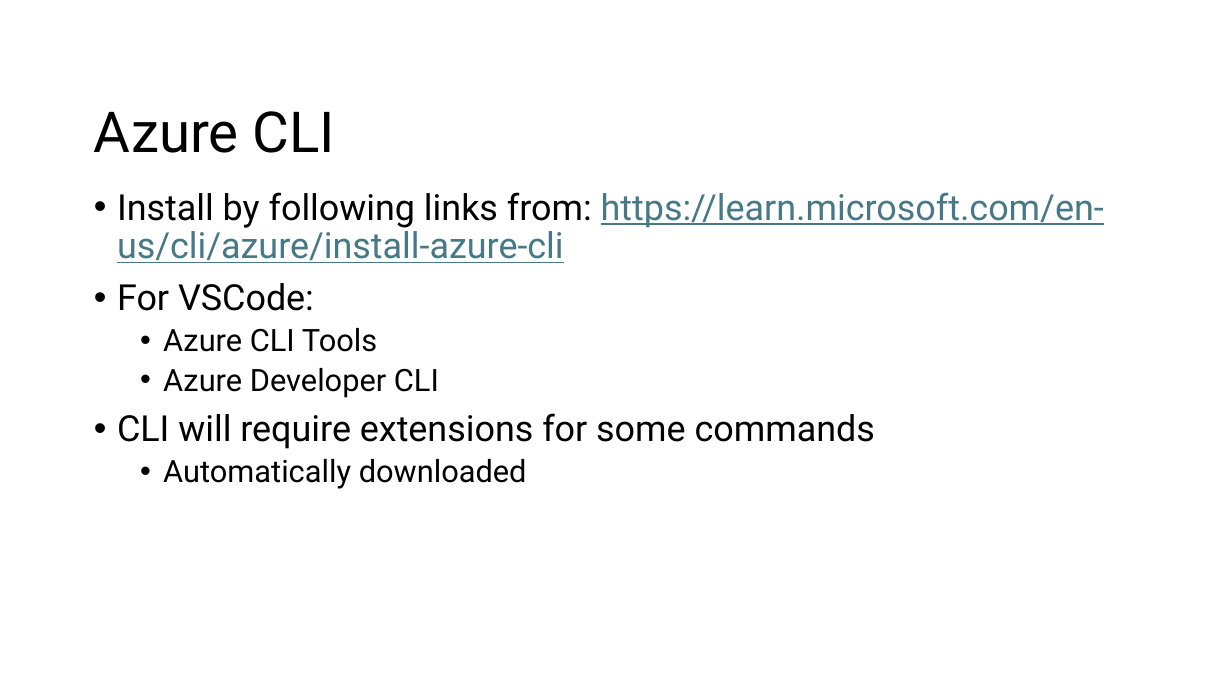
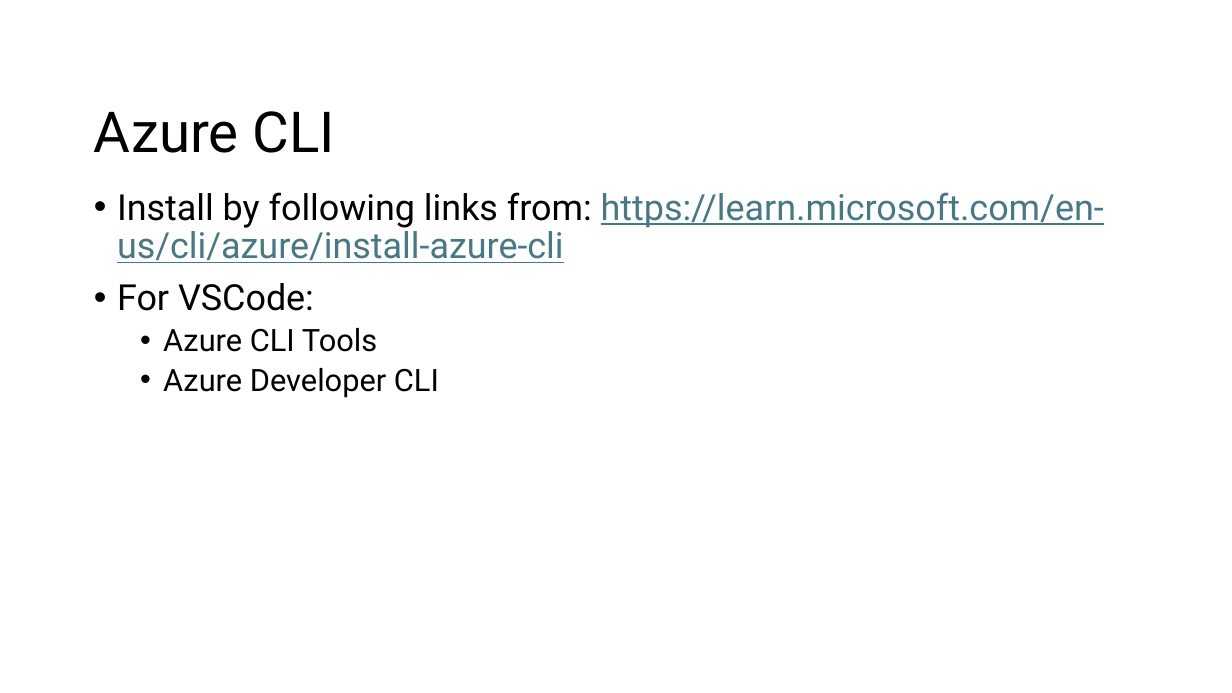
Before and after one commit to phil-a10/Talks, a slide deck: slide 9 of Data Engineering Using Free Tools/Learn Data Engineering For Free.pptx (slide 8 before the commit). Drawn at 1232x693 pixels with LibreOffice and Linux fonts; fonts in the diff are those of the drawing. Boxes give left, top, right and bottom in pixels: in the first picture for what was removed or moved away, otherwise in the second. Text is boxed around its words. In the diff, an @@ line names an element or a change of style, - is before the commit and + after.

```diff
--- a/Data Engineering Using Free Tools/Learn Data Engineering For Free.pptx
+++ b/Data Engineering Using Free Tools/Learn Data Engineering For Free.pptx
@@ text at (117,413,875,489): paragraphs removed @@
-• CLI will require extensions for some commands
-  • Automatically downloaded
```
Also in this commit, not shown: 3 slides added, 1 slide removed, 3 other files.
